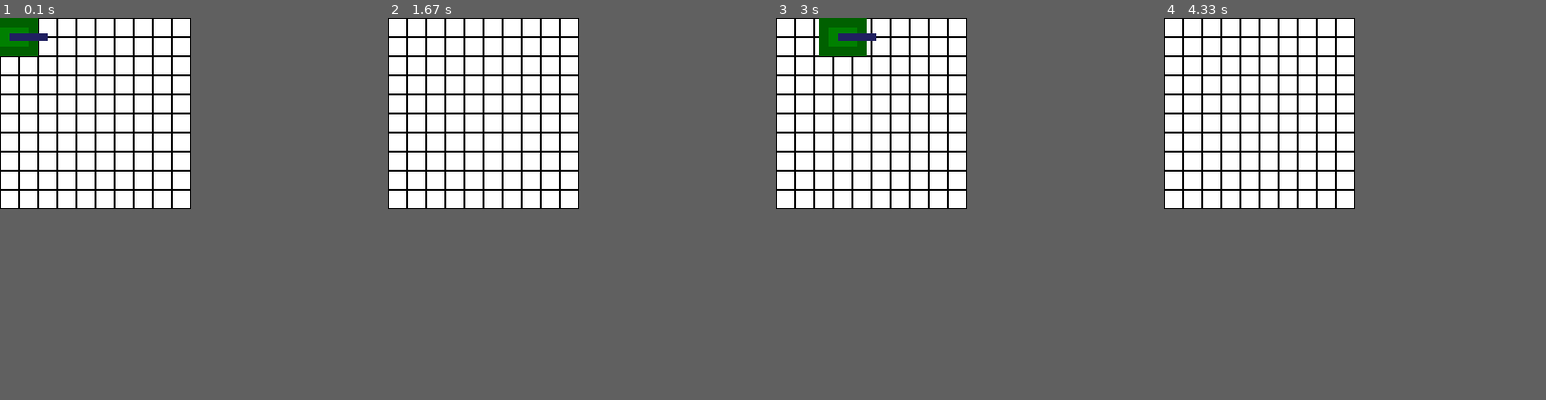
Above: before the commit, frames 1-4 (left to right).
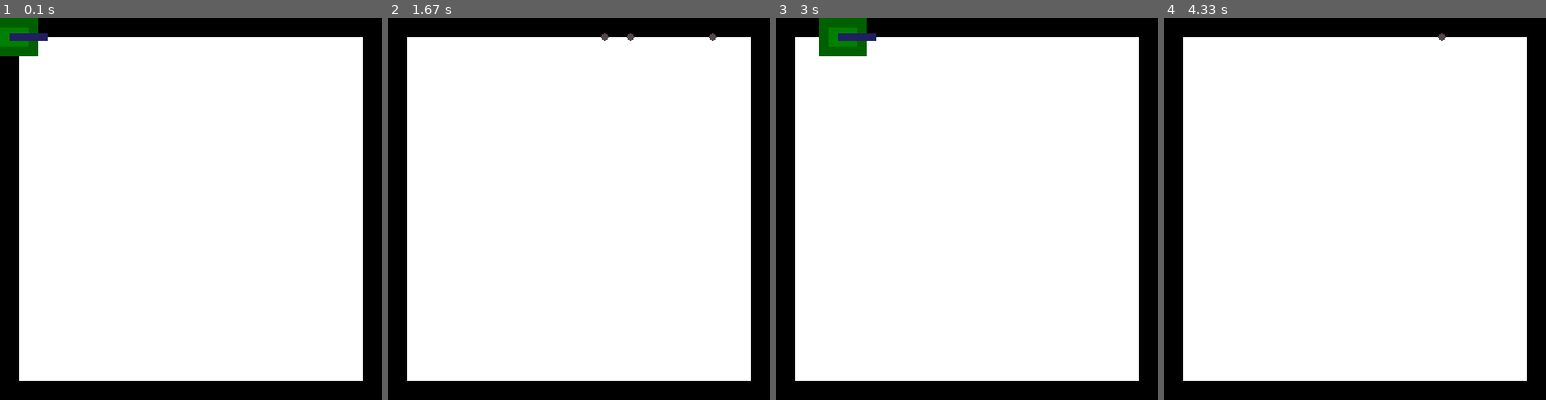
Above: after the commit, the same moments.

Repository: will-hd/Tank-Trouble
Game: pygame game, started from run.py
Two runs of this game, one before a commit and one after it. Both use one fixed random seed, a clock stepped at 60 frames per second and the inputs below.
Inputs:
- Up to frame 1 (0.1 s): no input
- Up to frame 2 (1.67 s): tap F at 0.33, 0.73, 1.03, 1.23 s; hold Right 0.67-1.13 s; hold Up 1.17-1.47 s
- Up to frame 3 (3 s): hold Down 2.57-2.87 s; tap F at 2.63, 2.97 s; hold Left from 2.9 s (still down)
- Up to frame 4 (4.33 s): tap F at 3.27, 3.4, 3.8, 4.1 s; release Left at 3.3 s; hold Up 3.33-3.7 s; hold Right from 3.73 s (still down)
In our replay, the window is 200x200 before the commit and 400x400 after it. These sizes can differ from the game's own. Grey fills any space a smaller window leaves; there, only what the larger window draws over its background counts as a difference.

The runs differ from the first frame. In frame 1, 21% of the frame differs, in the area x 0-100%, y 0-100%; in frame 2, 22%; in frame 3, 21%; in frame 4, 22%.

Commit message:
feat: add simple surrounding wall sprites

Diff:
--- a/bullets.py
+++ b/bullets.py
@@ -18,7 +18,7 @@
     def update(self):
         self.rect.x += self.bullet_speed
 
-        if self.rect.x >= constants.DISPLAY_WIDTH-100:
+        if self.rect.x >= constants.DISPLAY_WIDTH-10:
             self.kill()
 
     def draw(self):
--- a/constants.py
+++ b/constants.py
@@ -1,5 +1,5 @@
-DISPLAY_HEIGHT = 200
-DISPLAY_WIDTH = 200
+DISPLAY_HEIGHT = 400
+DISPLAY_WIDTH = 400
 
 WHITE = (255, 255, 255)
 BLACK = (0, 0, 0)
--- a/run.py
+++ b/run.py
@@ -3,6 +3,7 @@
 from tank import Tank
 from bullets import Bullet
 import constants
+import wall
 
 # Initialise pygame
 pygame.init()
@@ -20,6 +21,9 @@
         self.backdrop_box = self.screen.get_rect()
 
         self.tank_group = pygame.sprite.Group()
+        self.wall_group = pygame.sprite.Group()
+
+        self.new_map()
 
         self.tank = Tank(self.tank_group)
 
@@ -55,7 +59,7 @@
 
             # Draw screen and grid
             self.screen.blit(self.backdrop, self.backdrop_box)
-            self.draw_grid()
+            self.wall_group.draw(self.screen)
 
             for tank in self.tank_group:
                 self.tank.bullet_group.update()
@@ -66,16 +70,14 @@
 
             pygame.display.flip()
 
-
-    def draw_grid(self):
-
+    def new_map(self):
         BLOCKSIZE = 20 #Set the size of the grid block
 
-        for x in range(0, self.display_width, BLOCKSIZE):
-            for y in range(0, self.display_height, BLOCKSIZE):
+        for row, tiles in enumerate(wall.wall_map):
+            for col, tile in enumerate(tiles):
+                if tile == 1:
+                    wall.Wall(self.wall_group, col, row)
 
-                rect = pygame.Rect(x, y, BLOCKSIZE, BLOCKSIZE)
-                pygame.draw.rect(self.screen, constants.BLACK, rect, 1)
 
 if __name__ == '__main__':
     g = Game(
--- a/tank.py
+++ b/tank.py
@@ -60,4 +60,4 @@
 
 
     def create_bullet(self):
-        return Bullet(self.pos_x, self.pos_y, self.bullet_group)
+        Bullet(self.pos_x, self.pos_y, self.bullet_group)
--- /dev/null
+++ b/wall.py
@@ -0,0 +1,37 @@
+import pygame
+import constants
+
+wall_map = [
+    [1, 1, 1, 1, 1, 1, 1, 1, 1, 1, 1, 1, 1, 1, 1, 1, 1, 1, 1, 1],
+    [1, 0, 0, 0, 0, 0, 0, 0, 0, 0, 0, 0, 0, 0, 0, 0, 0, 0, 0, 1],
+    [1, 0, 0, 0, 0, 0, 0, 0, 0, 0, 0, 0, 0, 0, 0, 0, 0, 0, 0, 1],
+    [1, 0, 0, 0, 0, 0, 0, 0, 0, 0, 0, 0, 0, 0, 0, 0, 0, 0, 0, 1],
+    [1, 0, 0, 0, 0, 0, 0, 0, 0, 0, 0, 0, 0, 0, 0, 0, 0, 0, 0, 1],
+    [1, 0, 0, 0, 0, 0, 0, 0, 0, 0, 0, 0, 0, 0, 0, 0, 0, 0, 0, 1],
+    [1, 0, 0, 0, 0, 0, 0, 0, 0, 0, 0, 0, 0, 0, 0, 0, 0, 0, 0, 1],
+    [1, 0, 0, 0, 0, 0, 0, 0, 0, 0, 0, 0, 0, 0, 0, 0, 0, 0, 0, 1],
+    [1, 0, 0, 0, 0, 0, 0, 0, 0, 0, 0, 0, 0, 0, 0, 0, 0, 0, 0, 1],
+    [1, 0, 0, 0, 0, 0, 0, 0, 0, 0, 0, 0, 0, 0, 0, 0, 0, 0, 0, 1],
+    [1, 0, 0, 0, 0, 0, 0, 0, 0, 0, 0, 0, 0, 0, 0, 0, 0, 0, 0, 1],
+    [1, 0, 0, 0, 0, 0, 0, 0, 0, 0, 0, 0, 0, 0, 0, 0, 0, 0, 0, 1],
+    [1, 0, 0, 0, 0, 0, 0, 0, 0, 0, 0, 0, 0, 0, 0, 0, 0, 0, 0, 1],
+    [1, 0, 0, 0, 0, 0, 0, 0, 0, 0, 0, 0, 0, 0, 0, 0, 0, 0, 0, 1],
+    [1, 0, 0, 0, 0, 0, 0, 0, 0, 0, 0, 0, 0, 0, 0, 0, 0, 0, 0, 1],
+    [1, 0, 0, 0, 0, 0, 0, 0, 0, 0, 0, 0, 0, 0, 0, 0, 0, 0, 0, 1],
+    [1, 0, 0, 0, 0, 0, 0, 0, 0, 0, 0, 0, 0, 0, 0, 0, 0, 0, 0, 1],
+    [1, 0, 0, 0, 0, 0, 0, 0, 0, 0, 0, 0, 0, 0, 0, 0, 0, 0, 0, 1],
+    [1, 0, 0, 0, 0, 0, 0, 0, 0, 0, 0, 0, 0, 0, 0, 0, 0, 0, 0, 1],
+    [1, 1, 1, 1, 1, 1, 1, 1, 1, 1, 1, 1, 1, 1, 1, 1, 1, 1, 1, 1]
+]
+
+class Wall(pygame.sprite.Sprite):
+    def __init__(self, wall_group, col, row) -> None:
+        super().__init__(wall_group)
+        BLOCKSIZE = 20
+
+        self.image = pygame.Surface([BLOCKSIZE, BLOCKSIZE])
+        self.image.fill((0, 0, 0))
+
+        self.rect = self.image.get_rect()
+
+        self.rect.topleft = (col*BLOCKSIZE, row*BLOCKSIZE)
